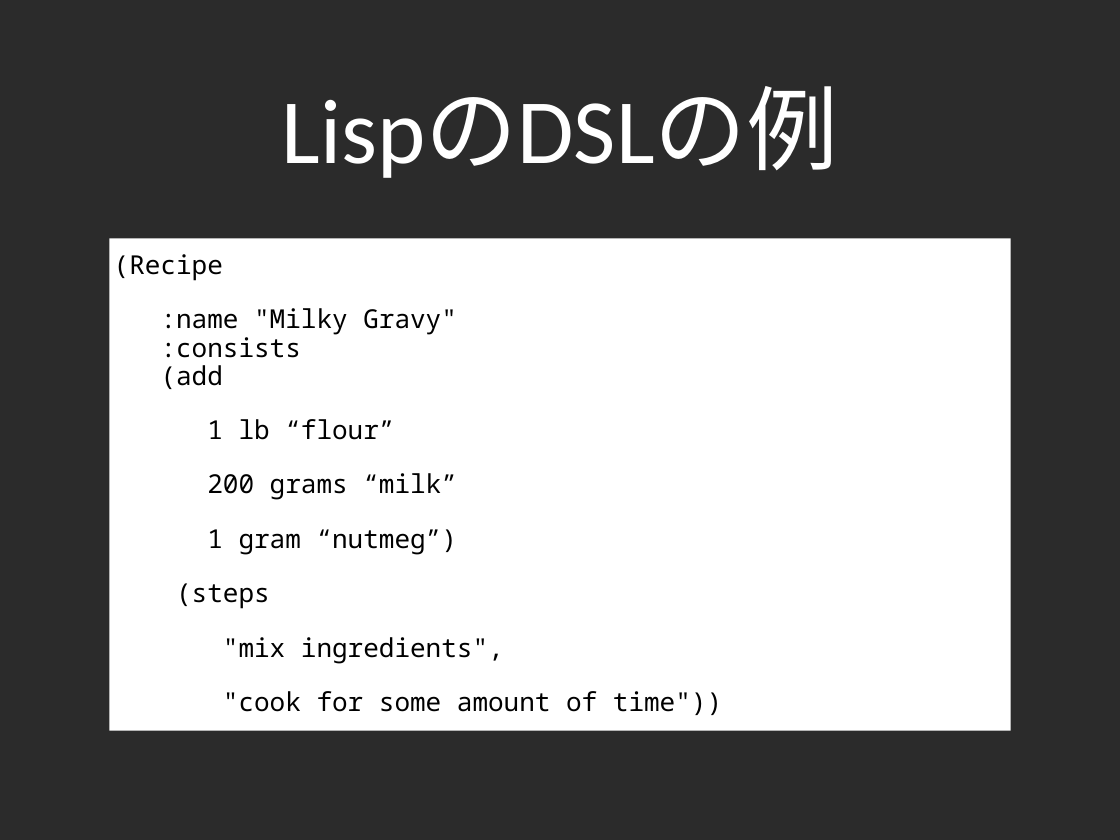
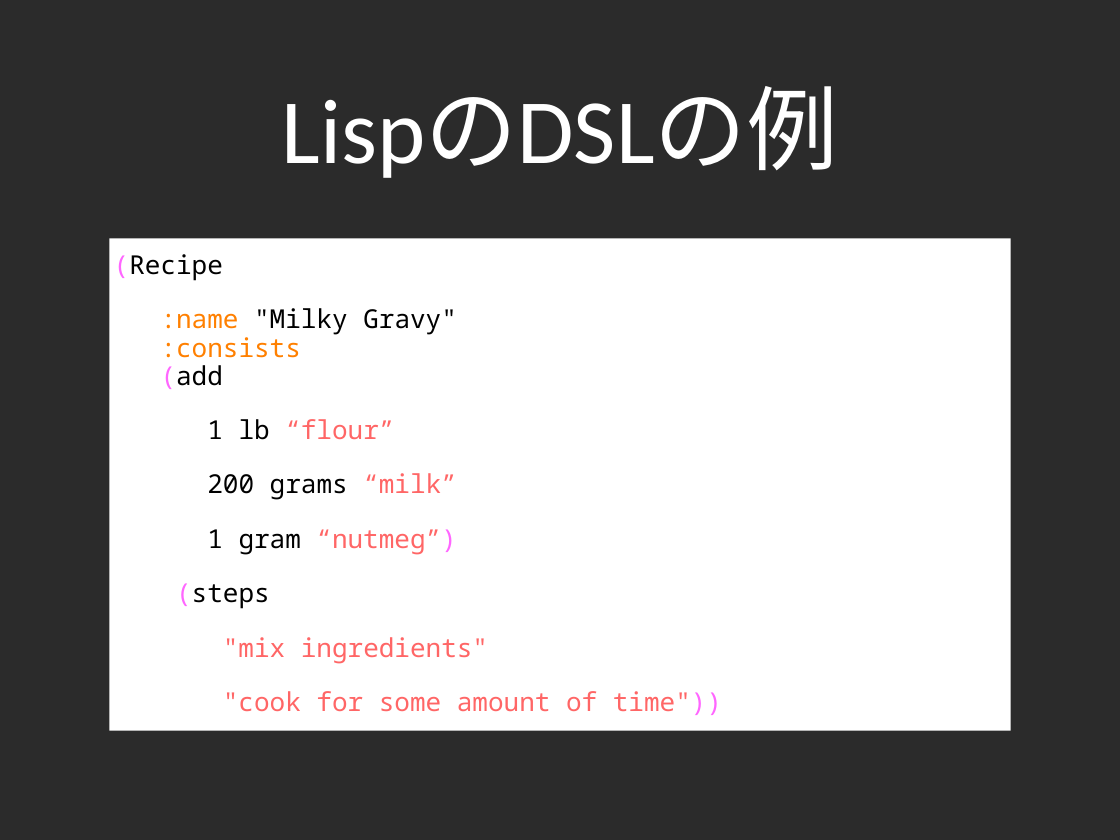
Before and after one commit to lambdasakura/doc, a slide deck: slide 34 of zengeren/fast_game_development_2010:02:12.ppt (slide 31 before the commit). Drawn at 1120x840 pixels with LibreOffice and Linux fonts; fonts in the diff are those of the drawing; background and template pictures are left out; a plain dark background stands for a picture behind light text. Boxes give left, top, right and bottom in pixels: in the first picture for what was removed or moved away, otherwise in the second. Text is boxed around its words. In the diff, an @@ line names an element or a change of style, - is before the commit and + after.

```diff
--- a/zengeren/fast_game_development_2010:02:12.ppt
+++ b/zengeren/fast_game_development_2010:02:12.ppt
@@ text at [114, 254, 722, 715]: text colour #000000 to #FF66FF in "(Recipe", "(add", "“nutmeg”)", "(steps" and 1 more places; text colour #000000 to #FF8000 in ":name :consists"; text colour #000000 to #FF6666 in "“flour”", "“milk”", "“nutmeg”)", ""cook for some amount of time"))" @@
@@ text at [223, 637, 488, 663]: text changed; text colour #000000 to #FF6666 @@
-"mix ingredients",
+"mix ingredients"
```
Also in this commit, not shown: 11 other slides changed, 8 slides added, 3 slides removed.
